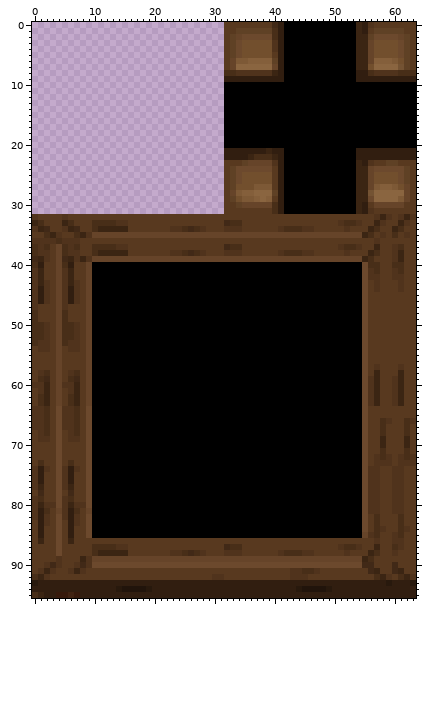
Two states of a sprite sheet, public/img/map/tilesets/autotiles/room_ceil.png. Above: the version before the commit.
The file is 64x96 pixels. Colours within 5 levels of each other are drawn and written as one.
After the commit:
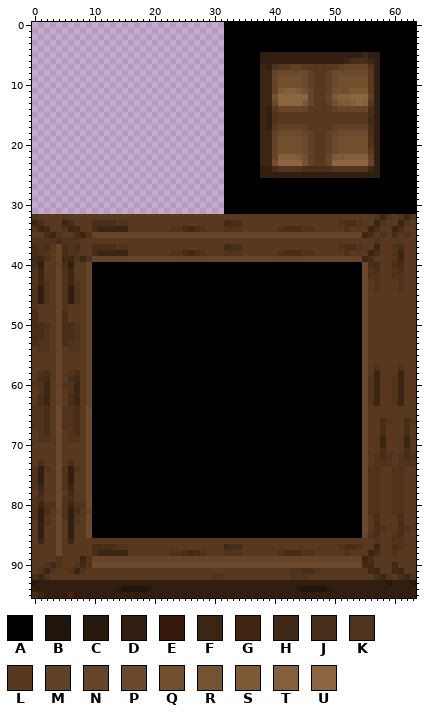
Palette (. is transparent): A #000000  B #21140b  C #28190d  D #311e10  E #371a0c  F #3b2513  G #412312  H #412917  J #482e18  K #50331c  L #58391f  M #5f4125  N #664429  P #6c492d  Q #724f2d  R #745333  S #7d5936  T #845f3b  U #8a6540
Difference:
Changed rows in their new state; - is an unchanged pixel.
first column x 32:
 0 AAAAAAAAAA------------AAAAAAAAAA
 1 AAAAAAAAAA------------AAAAAAAAAA
 2 AAAAAAAAAA------------AAAAAAAAAA
 3 AAAAAAAAAA------------AAAAAAAAAA
 4 AAAAAAAAAA------------AAAAAAAAAA
 5 AAAAAADDD-DDDDDDDDDDDDD-DDAAAAAA
 6 AAAAAADDD-DDDDDDDDDDFJJJFDAAAAAA
 7 AAAAAAFDKLLMMLLLLLLMNNNNKDAAAAAA
 8 AAAAAAFFNPPPPPMLLMPPPPPPLDAAAAAA
 9 AAAAAAFFNQQQQPMLLMPQQQQQL-AAAAAA
10 ------FFNQQQQPMLLMPQQQQQLD------
11 ------FFNSTTSQNLLMQQQSSSLD------
12 ------FFRUUUUUNLLNSTTUUUMD------
13 ------FFPUUUUSNLLMQSSTUTLD------
14 ------FDLNNNNNLLLLMNNNNNJD------
15 ------FDKLLLLLLLLLLLLLLLJD------
16 ------FDKLLLLLLLLLLLLLLLHD------
17 ------FDLMMMMMLLLLMMMMMMJD------
18 ------FFMPPPPNMLLMNPPPPPJD------
19 ------FFNQQQQPMLLMPQQQQQKD------
20 ------FFNQQQQPMLLMPQQQQQKD------
21 AAAAAAF-NQQQQPMLLMPQQQQQL-AAAAAA
22 AAAAAAFFNTTTSQMLLNSSTTTTM-AAAAAA
23 AAAAAAFFQUUUURMLLNUUUUUUNDAAAAAA
24 AAAAAADDJKKKKJJJJJKKKKKKFDAAAAAA
25 AAAAAADDD-DDDDDDDDDDDDDDDDAAAAAA
26 AAAAAAAAAA------------AAAAAAAAAA
27 AAAAAAAAAA------------AAAAAAAAAA
28 AAAAAAAAAA------------AAAAAAAAAA
29 AAAAAAAAAA------------AAAAAAAAAA
30 AAAAAAAAAA------------AAAAAAAAAA
31 AAAAAAAAAA------------AAAAAAAAAA
